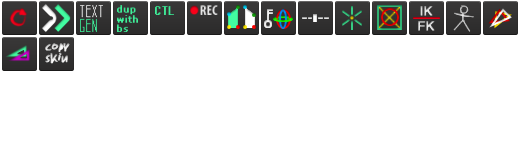
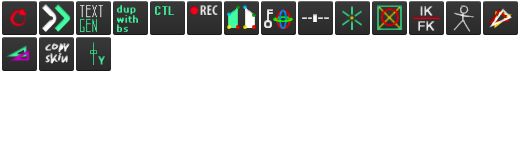
Layered file, before and after one edit (523x153). Changes by layer:
added group "slider" with 5 layers above "Layer 2" over [76, 37, 111, 71]
added group "graphics" (4th of 4, in "slider") with 3 layers in group "slider" over [82, 42, 105, 65]
added layer "Y" in group "graphics" over [98, 56, 105, 65]
added layer "Layer 19" in group "graphics" over [90, 42, 97, 65]
added layer "Rounded Rectangle 2" (17th of 17, in "slider") in group "slider" over [76, 37, 111, 71]
